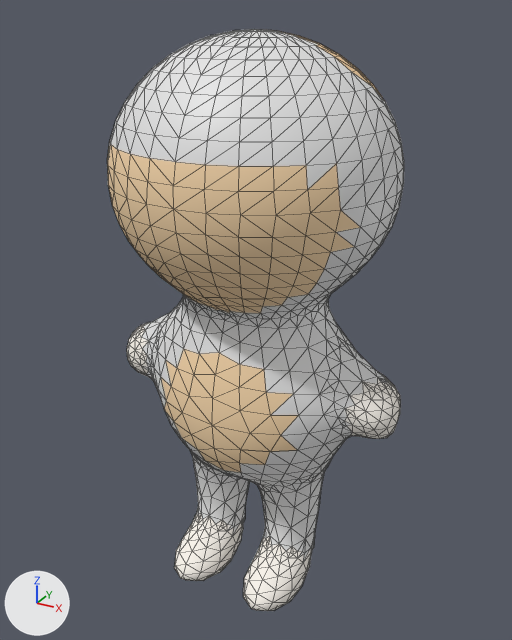
A saved change to the glTF model character-studio/src/assets/anatomy/body-biped-round.glb.
Rendered twice from a camera (50 mm lens) standing at (0.495, -0.897, 0.919) and looking at (-0.004, 0.011, 0.465). Lighting does not change. The marker at lower left points along +X, +Y and +Z. The first picture is the older version. Mesh edges are drawn as thin lines. Vertices at exactly the same position are counted once.

Before the edit, the objects in view are built like this:
```python
me_body = bpy.data.meshes.new('body')
me_body.from_pydata(...)  # 1294 vertices, 2354 faces; spans x -0.244..0.244, y -0.204..0.204, z -0.014..0.894
# faces by material slot: [1226, 190, 172, 766]
me_body.materials.append(None)
me_body.materials.append(mat_preview_primary)  # beige #f5d0a2
me_body.materials.append(mat_preview_secondary)  # beige #f8d8ad
me_body.materials.append(mat_preview_belly)  # white #fef9f1
me_body_hips = bpy.data.meshes.new('body_hips')
me_body_hips.from_pydata(...)  # 231 vertices, 329 faces; spans x -0.186..0.186, y -0.131..0.131, z 0.172..0.349
# faces by material slot: [313, 14, 2]
me_body_hips.materials.append(None)
me_body_hips.materials.append(mat_preview_secondary)  # beige #f8d8ad
me_body_hips.materials.append(mat_preview_belly)  # white #fef9f1
me_body_torso = bpy.data.meshes.new('body_torso')
me_body_torso.from_pydata(...)  # 279 vertices, 350 faces; spans x -0.189..0.189, y -0.131..0.131, z 0.316..0.522
# faces by material slot: [254, 60, 36]
me_body_torso.materials.append(None)
me_body_torso.materials.append(mat_preview_primary)  # beige #f5d0a2
me_body_torso.materials.append(mat_preview_secondary)  # beige #f8d8ad
me_body_upperlegs = bpy.data.meshes.new('body_upperLegs')
me_body_upperlegs.from_pydata(...)  # 154 vertices, 143 faces; spans x -0.144..0.144, y -0.079..0.08, z 0.124..0.263
ob_body = bpy.data.objects.new('body', me_body)
ob_body.location = (0.0, 0.0, 0.0)
ob_body_hips = bpy.data.objects.new('body_hips', me_body_hips)
ob_body_hips.location = (0.0, 0.0, 0.0)
ob_body_torso = bpy.data.objects.new('body_torso', me_body_torso)
ob_body_torso.location = (0.0, 0.0, 0.0)
ob_body_upperlegs = bpy.data.objects.new('body_upperLegs', me_body_upperlegs)
ob_body_upperlegs.location = (0.0, 0.0, 0.0)
```
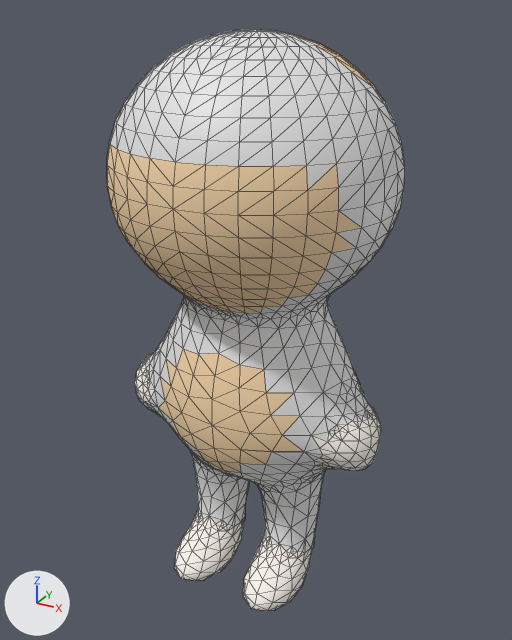
The change, as JSON lines over the scene's bpy script:
```json
{"block": "me_body", "where": "# used by ob_body; location = (0.0, 0.0, 0.0)"}
{"op": "remove", "block": "me_body", "code": "me_body.from_pydata(...)  # 1294 vertices, 2354 faces; spans x -0.244..0.244, y -0.204..0.204, z -0.014..0.894"}
{"op": "add", "block": "me_body", "code": "me_body.from_pydata(...)  # 1259 vertices, 2276 faces; spans x -0.221..0.221, y -0.204..0.204, z -0.014..0.894"}
{"block": "me_body", "change": "me_body part 1: the loose piece of 170 vertices spanning x 0.101..0.244, y -0.088..0.088, z 0.319..0.5 is rebuilt with 153 vertices and now spans x 0.112..0.221, y -0.089..0.064, z 0.254..0.471"}
{"block": "me_body", "change": "me_body part 2: the loose piece of 170 vertices spanning x -0.244..-0.101, y -0.088..0.088, z 0.319..0.5 is rebuilt with 152 vertices and now spans x -0.221..-0.112, y -0.089..0.064, z 0.254..0.471"}
{"block": "me_body", "change": "me_body part 3: 287 vertices moved from x -0.214..0.214, y -0.204..0.204, z 0.512..0.751 to x -0.215..0.215, y -0.204..0.204, z 0.512..0.751"}
{"block": "me_body_hips", "where": "# used by ob_body_hips; location = (0.0, 0.0, 0.0)"}
{"op": "remove", "block": "me_body_hips", "code": "me_body_hips.from_pydata(...)  # 231 vertices, 329 faces; spans x -0.186..0.186, y -0.131..0.131, z 0.172..0.349"}
{"op": "add", "block": "me_body_hips", "code": "me_body_hips.from_pydata(...)  # 257 vertices, 344 faces; spans x -0.179..0.181, y -0.131..0.132, z 0.172..0.349"}
{"block": "me_body_hips", "change": "me_body_hips part 4: 14 vertices moved from x 0.076..0.134, y -0.11..0.088, z 0.233..0.318 to x 0.077..0.143, y -0.109..0.088, z 0.233..0.319; 20 vertices removed from x 0.109..0.186, y -0.088..0.061, z 0.238..0.325; 33 vertices added at x 0.117..0.181, y -0.089..0.064, z 0.239..0.331"}
{"block": "me_body_hips", "change": "me_body_hips part 5: 14 vertices moved from x -0.134..-0.076, y -0.11..0.088, z 0.234..0.318 to x -0.143..-0.077, y -0.109..0.088, z 0.234..0.318; 20 vertices removed from x -0.186..-0.109, y -0.088..0.061, z 0.238..0.325; 33 vertices added at x -0.179..-0.117, y -0.089..0.064, z 0.24..0.33"}
{"block": "me_body_torso", "where": "# used by ob_body_torso; location = (0.0, 0.0, 0.0)"}
{"op": "remove", "block": "me_body_torso", "code": "me_body_torso.from_pydata(...)  # 279 vertices, 350 faces; spans x -0.189..0.189, y -0.131..0.131, z 0.316..0.522"}
{"op": "add", "block": "me_body_torso", "code": "me_body_torso.from_pydata(...)  # 255 vertices, 333 faces; spans x -0.19..0.195, y -0.131..0.132, z 0.316..0.521"}
{"block": "me_body_torso", "change": "me_body_torso part 6: a new loose piece of 14 vertices spanning x 0.16..0.195, y -0.05..0.012, z 0.371..0.414"}
{"block": "me_body_torso", "change": "me_body_torso part 7: 8 vertices moved within x -0.113..0.113, y -0.088..0.09, z 0.475..0.518; 248 vertices removed from x -0.189..0.189, y -0.128..0.131, z 0.317..0.522; 196 vertices added at x -0.182..0.182, y -0.129..0.132, z 0.318..0.521"}
{"block": "me_body_torso", "change": "other edits to the shape of me_body_torso do not show in these pictures"}
{"op": "add", "block": "me_body_torso", "code": "me_body_torso.materials.append(mat_preview_belly)  # white #fef9f1"}
```

Changed parts and their boxes (x1, y1, x2, y2) in the pictures (512 x 640 px; the box of a moved part takes in the faces that stretch with it):
```json
{"object": "body", "change": "reshaped", "before": [107, 29, 404, 611], "after": [107, 29, 405, 611]}
{"object": "body_torso", "change": "reshaped", "before": [146, 295, 357, 452], "after": [144, 295, 365, 452]}
{"object": "body_hips", "change": "reshaped", "before": [164, 410, 347, 491], "after": [143, 395, 336, 491]}
{"part": 1, "of": "me_body", "change": "rebuilt", "before": [290, 318, 401, 439], "after": [294, 343, 381, 471], "on screen": "21% narrower"}
{"part": 2, "of": "me_body", "change": "rebuilt", "before": [127, 298, 183, 378], "after": [135, 314, 177, 416]}
{"part": 3, "of": "me_body", "change": "moved or reshaped", "before": [107, 129, 404, 323], "after": [107, 129, 405, 323]}
{"part": 4, "of": "me_body_hips", "change": "moved or reshaped", "before": [240, 438, 347, 484], "after": [240, 450, 336, 484]}
{"part": 5, "of": "me_body_hips", "change": "moved or reshaped", "before": [164, 410, 197, 451], "after": [143, 395, 197, 451]}
{"part": 6, "of": "me_body_torso", "change": "added", "after": [336, 378, 365, 415]}
{"part": 7, "of": "me_body_torso", "change": "moved or reshaped", "before": [146, 295, 357, 452], "after": [144, 296, 349, 452]}
```
